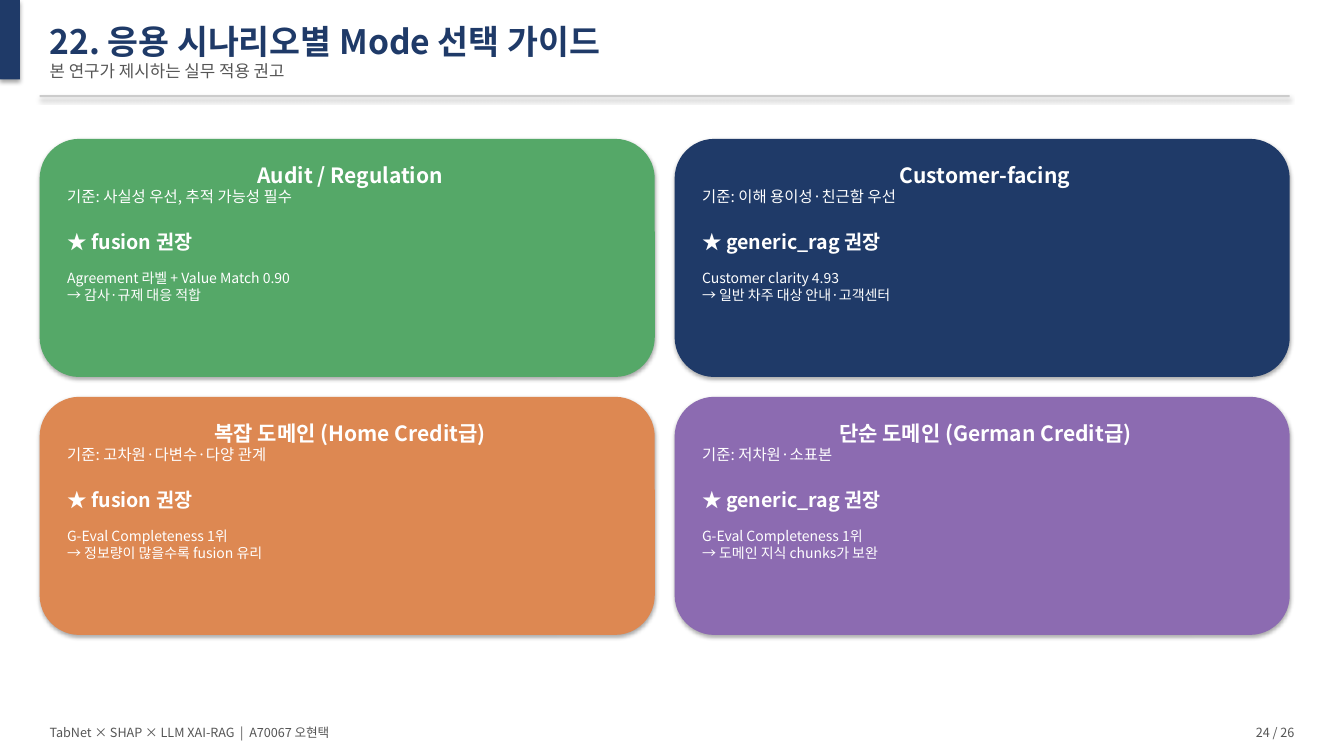
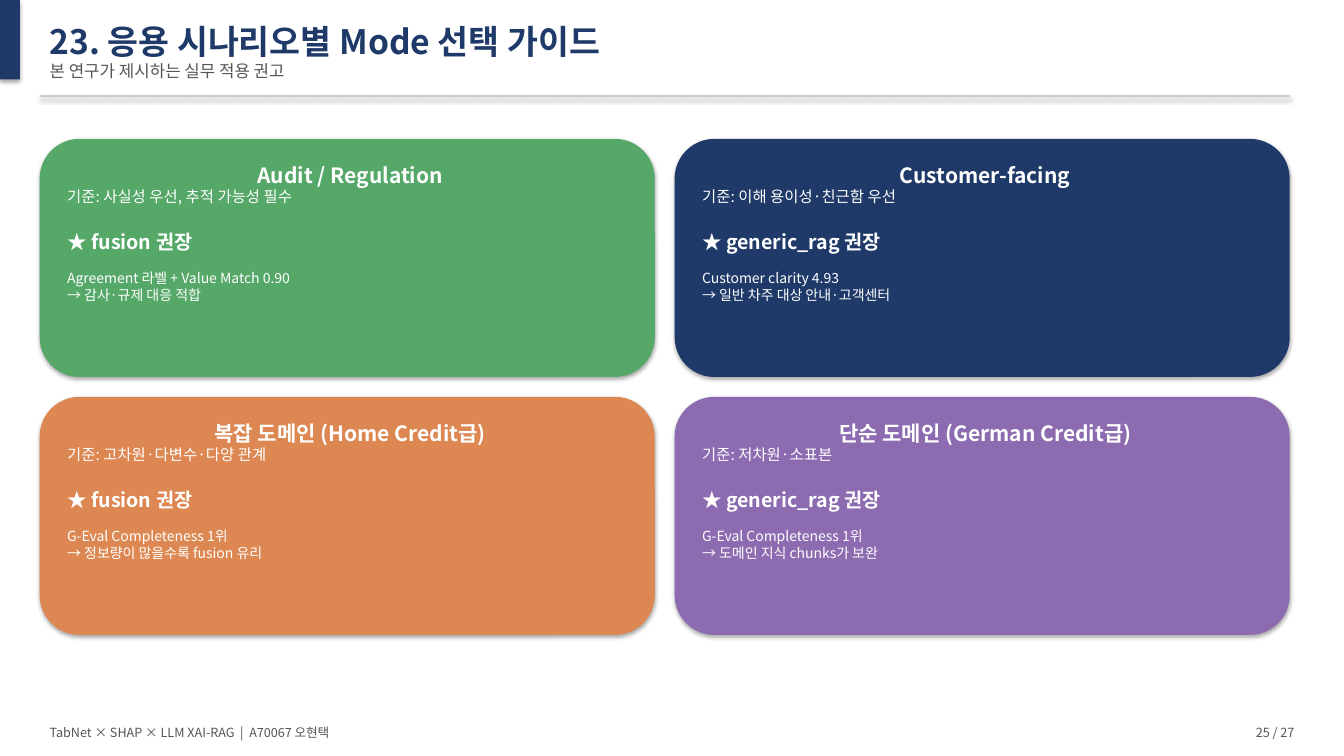
Before and after one commit to Tim-Green0/tabnet-xai-rag-credit, a slide deck: slide 25 of paper/thesis_slides.pptx (slide 24 before the commit). Drawn at 1344x756 pixels with LibreOffice and Linux fonts; fonts in the diff are those of the drawing. Boxes give left, top, right and bottom in pixels: in the first picture for what was removed or moved away, otherwise in the second. Text is boxed around its words. In the diff, an @@ line names an element or a change of style, - is before the commit and + after.

```diff
--- a/paper/thesis_slides.pptx
+++ b/paper/thesis_slides.pptx
@@ text at (50,25,600,57): text changed @@
-22. 응용 시나리오별 Mode 선택 가이드
+23. 응용 시나리오별 Mode 선택 가이드
@@ text at (1256,727,1294,737): text changed @@
-24 / 26
+25 / 27
```
Also in this commit, not shown: 22 other slides changed, 2 slides added, 1 slide removed, 1 other file.
